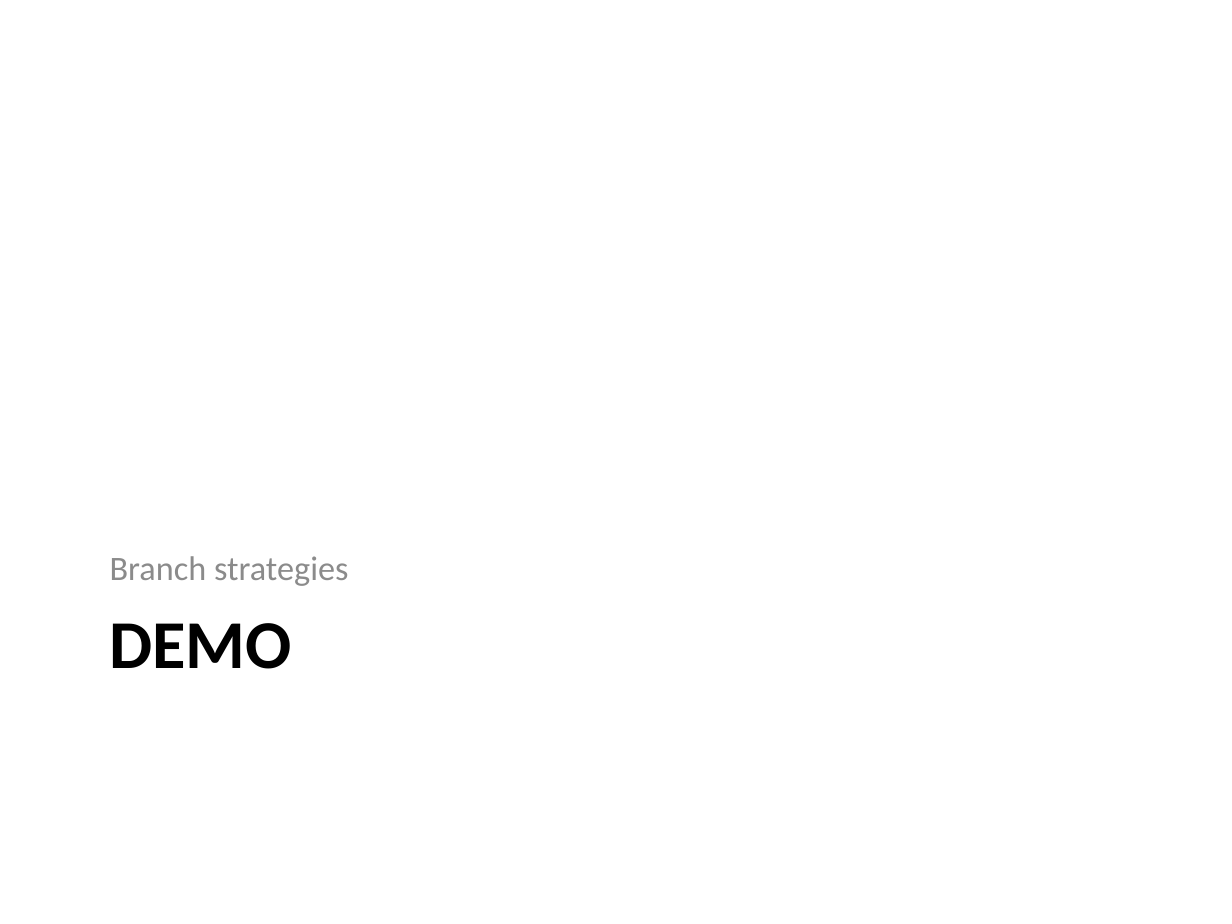
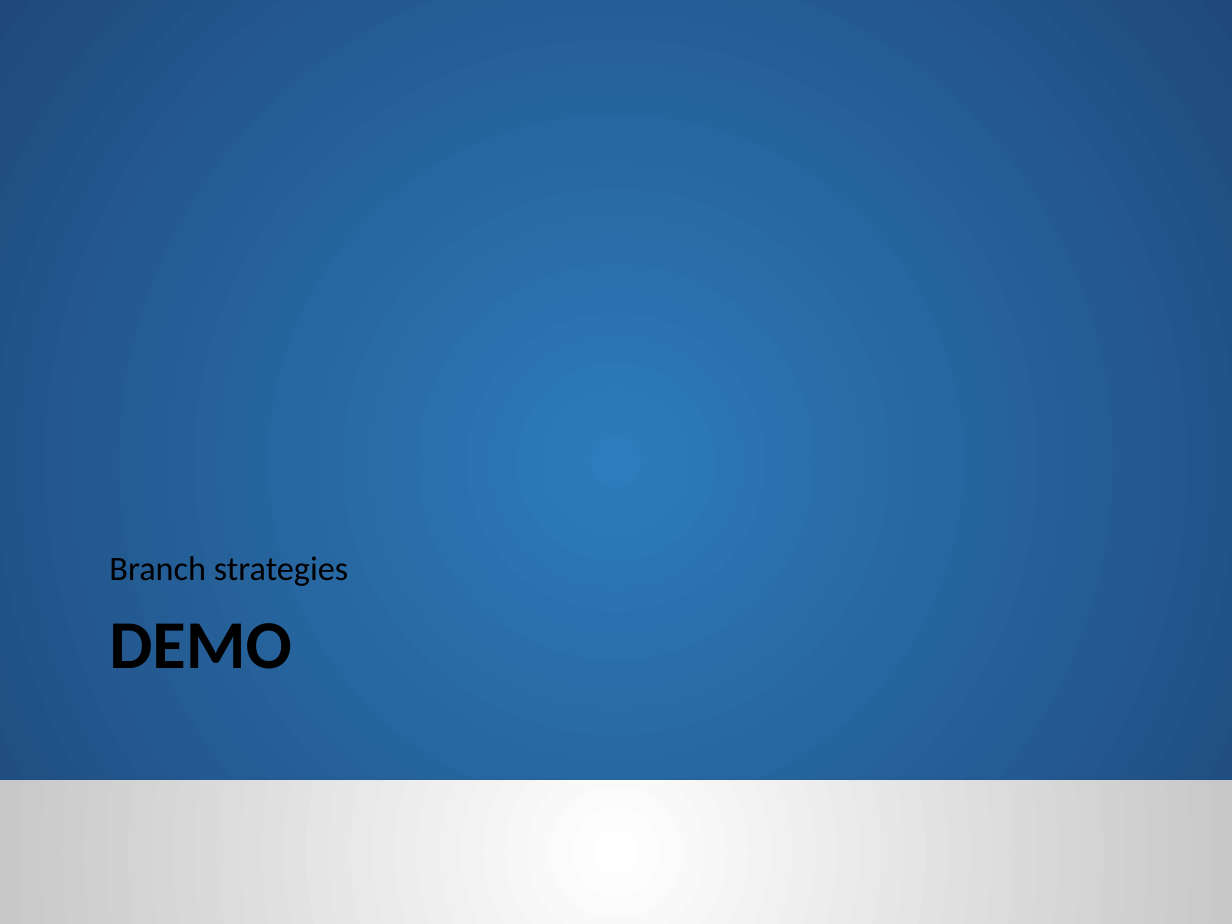
Before and after one commit to way0utwest/Branching-and-Merging-DB-Code, a slide deck: slide 19 of Presentation/BranchMergeDBCode.pptx (slide 7 before the commit). Drawn at 1232x924 pixels with LibreOffice and Linux fonts; fonts in the diff are those of the drawing; background and template pictures are left out. Boxes give left, top, right and bottom in pixels: in the first picture for what was removed or moved away, otherwise in the second. Text is boxed around its words. In the diff, an @@ line names an element or a change of style, - is before the commit and + after.

Commit message:
Added the beginning section that contains the branching types and strategy

```diff
--- a/Presentation/BranchMergeDBCode.pptx
+++ b/Presentation/BranchMergeDBCode.pptx
@@ rectangle added at [0, 0, 1232, 924], fill gradient #2D7CBB to #1F497D @@
@@ text "Branch strategies" at [109, 556, 348, 586]: text colour #8C8C8C to #000000 @@
@@ rectangle added at [0, 780, 1232, 924], fill gradient #FFFFFF to #C8C8C8 @@
```
Also in this commit, not shown: 7 other slides changed, 15 slides added, 1 slide removed.
